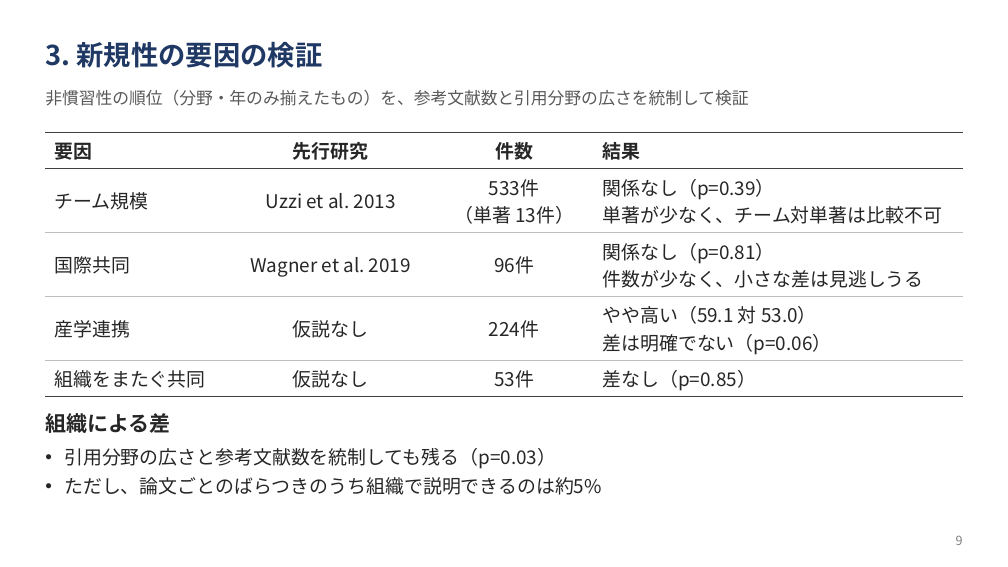
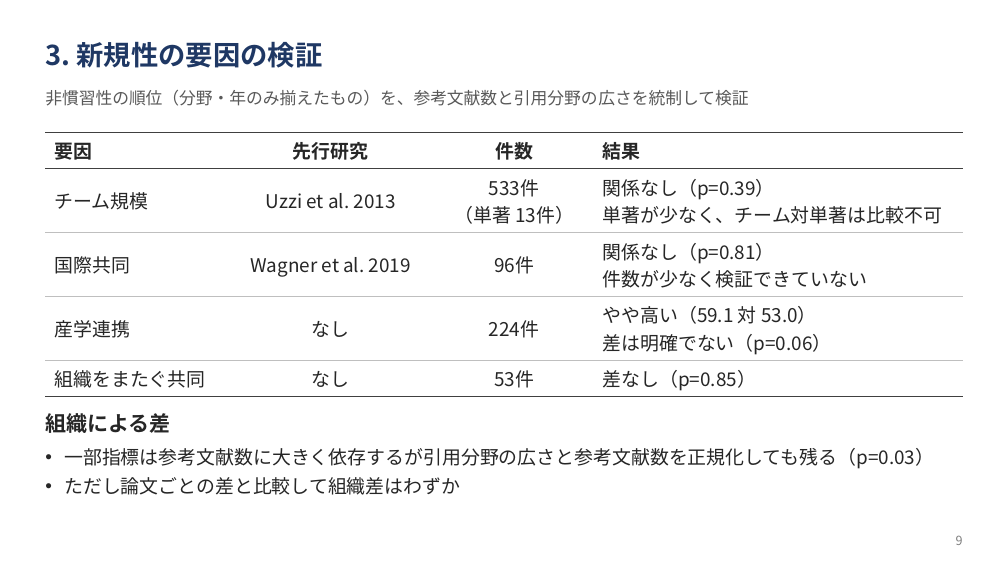
Before and after one commit to ryosuke0828/sci-sci-toyota, a slide deck: slide 9 of docs/slides/toyota_novelty_progress.pptx. Drawn at 1008x567 pixels with LibreOffice and Linux fonts; fonts in the diff are those of the drawing. Boxes give left, top, right and bottom in pixels: in the first picture for what was removed or moved away, otherwise in the second. Text is boxed around its words. In the diff, an @@ line names an element or a change of style, - is before the commit and + after.

```diff
--- a/docs/slides/toyota_novelty_progress.pptx
+++ b/docs/slides/toyota_novelty_progress.pptx
@@ table at bbox=[45, 132, 963, 395] @@
-row 3, column 4: 関係なし（p=0.81） / 件数が少なく、小さな差は見逃しうる
+row 3, column 4: 関係なし（p=0.81） / 件数が少なく検証できていない
-row 4, column 2: 仮説なし
+row 4, column 2: なし
-row 5, column 2: 仮説なし
+row 5, column 2: なし
@@ text at bbox=[64, 448, 934, 495]: text changed @@
-• 引用分野の広さと参考文献数を統制しても残る（p=0.03）
-• ただし、論文ごとのばらつきのうち組織で説明できるのは約5%
+• 一部指標は参考文献数に大きく依存するが引用分野の広さと参考文献数を正規化しても残る（p=0.03）
+• ただし論文ごとの差と比較して組織差はわずか
```
Also in this commit, not shown: 13 other slides changed, 2 slides added.
